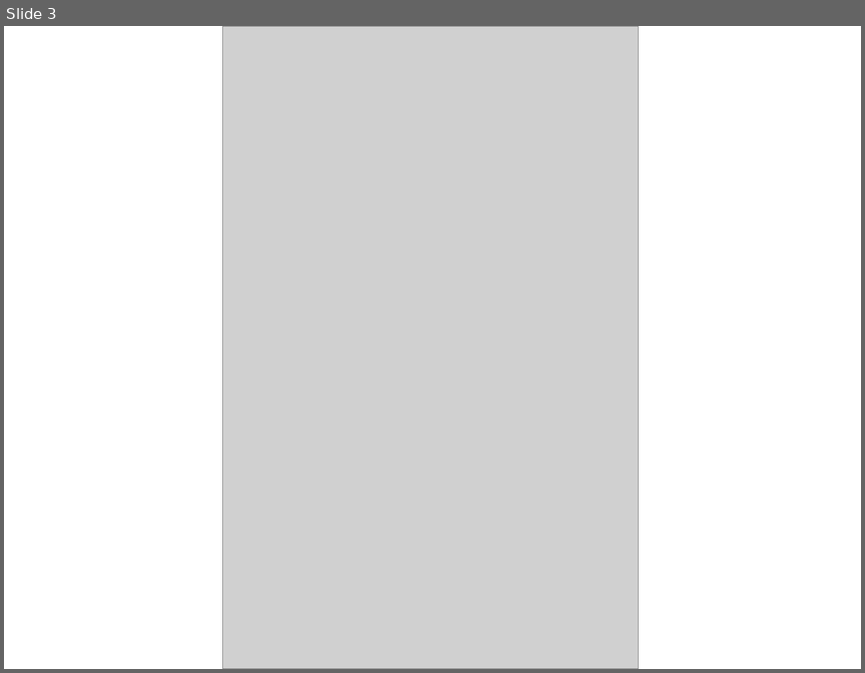
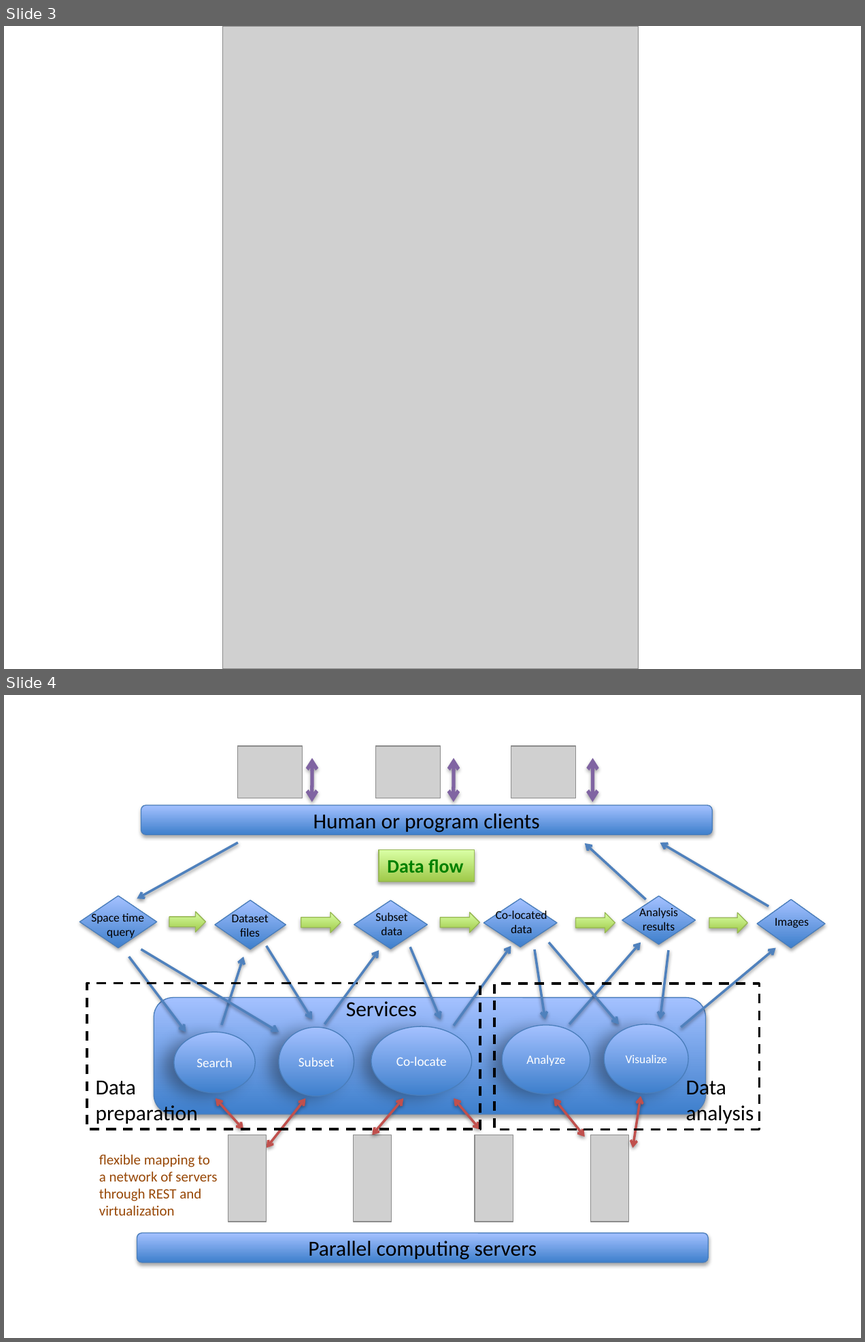
Before and after one commit to flytosky/JPL-WebService, a slide deck: doc/sample_charts_for_edu.pptx. Shown one above the other, each under a label of ours: slide 3 before the commit, slides 3 and 4 after it. The pictures are 865x673 and 865x1342 pixels, drawn with LibreOffice and Linux fonts; fonts in the diff are those of the drawing; grey boxes stand for pictures. Boxes give left, top, right and bottom in pixels: in the first picture for what was removed or moved away, otherwise in the second. Text is boxed around its words. In the diff, an @@ line names an element or a change of style, - is before the commit and + after.

Commit message:
added new CMAC functional architecture design

```diff
--- a/doc/sample_charts_for_edu.pptx
+++ b/doc/sample_charts_for_edu.pptx
@@ slide 4 added at (4, 695, 861, 1338), background #FFFFFF @@
@@ group added at (79, 745, 825, 1261): 15 arrows, 10 texts, 9 double arrows, 7 pictures, 6 diamonds, 5 ellipses, 5 right arrows, 3 rounded rectangles, 3 rectangles @@
+Human or program clients
+Data flow
+Search
+Subset
+Co-locate
+Visualize
+Analyze
+flexible mapping to
+a network of servers
+through REST and
+virtualization
+Space time
+query
+Dataset
+files
+Images
+Services
+Subset
+data
+Analysis
+results
+Parallel computing servers
+Data
+analysis
+Data
+preparation
+Co-located
+data
```
